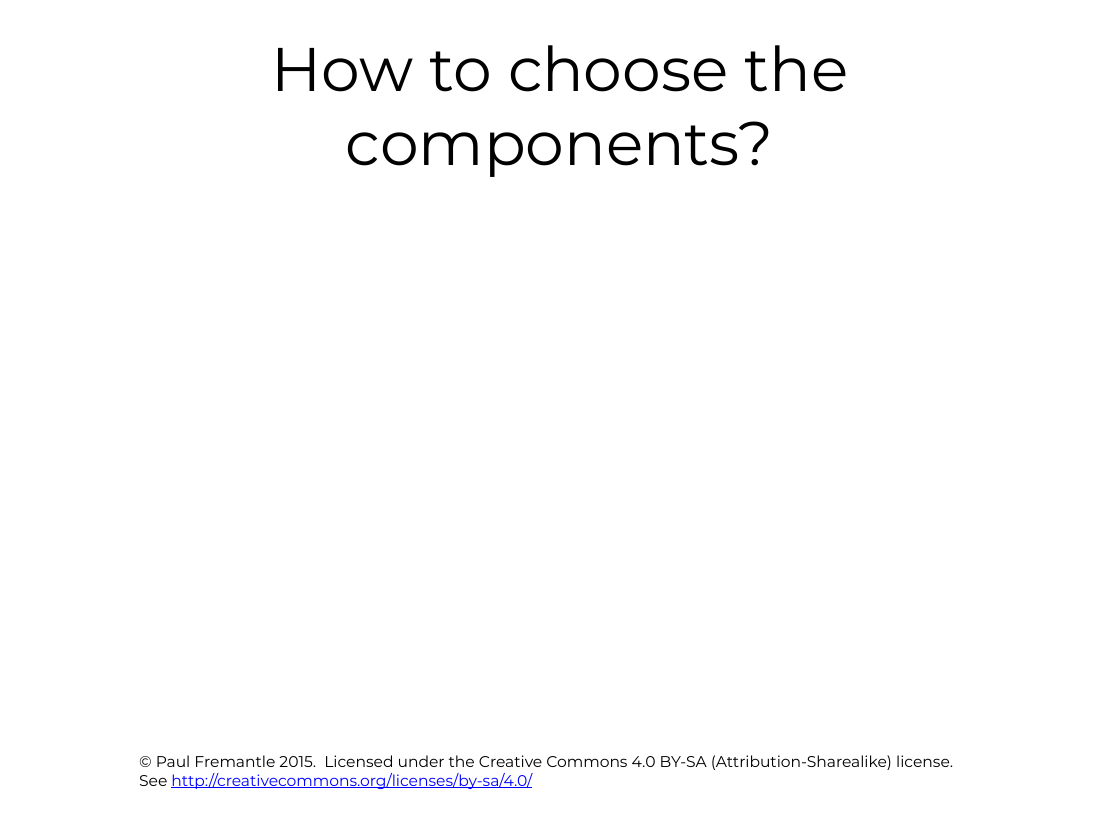
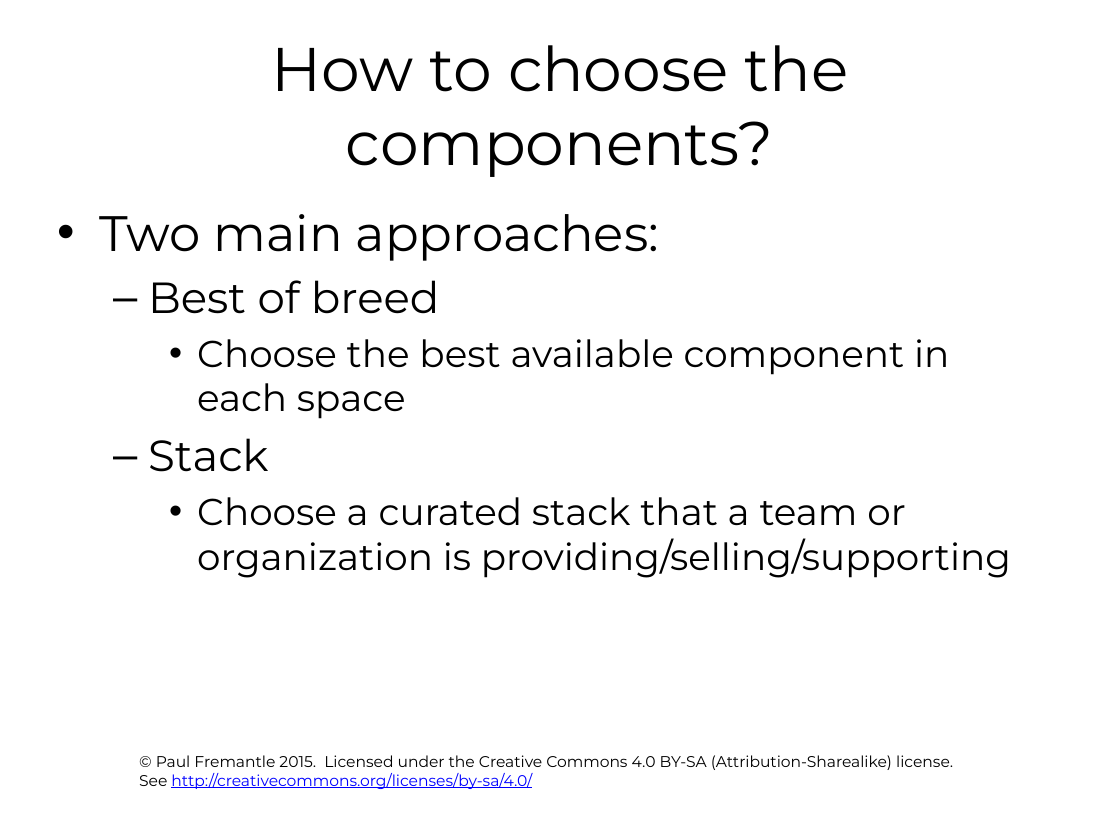
Before and after one commit to pzfreo/ox-clo, a slide deck: slide 5 of pres-source/12-big-data-recap.pptx. Drawn at 1120x840 pixels with LibreOffice and Linux fonts; fonts in the diff are those of the drawing; background and template pictures are left out. Boxes give left, top, right and bottom in pixels: in the first picture for what was removed or moved away, otherwise in the second. Text is boxed around its words. In the diff, an @@ line names an element or a change of style, - is before the commit and + after.

```diff
--- a/pres-source/12-big-data-recap.pptx
+++ b/pres-source/12-big-data-recap.pptx
@@ text added at (99,214,1011,578), 24 pt, text #000000 @@
+• Two main approaches:
+  – Best of breed
+    • Choose the best available component in each space
+  – Stack
+    • Choose a curated stack that a team or organization is providing/selling/supporting
```
Also in this commit, not shown: 6 other slides changed, 14 slides added, 8 slides removed.
